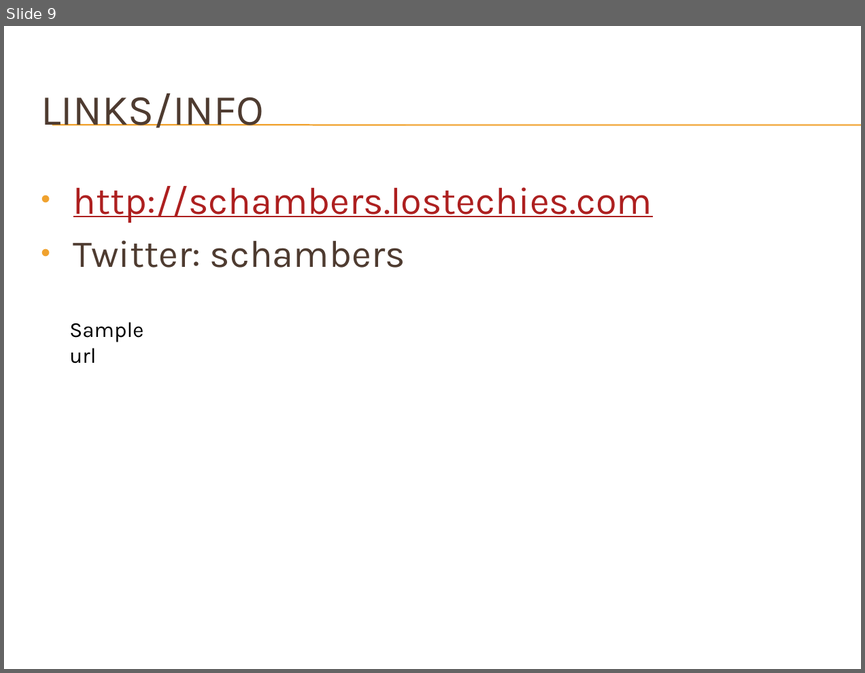
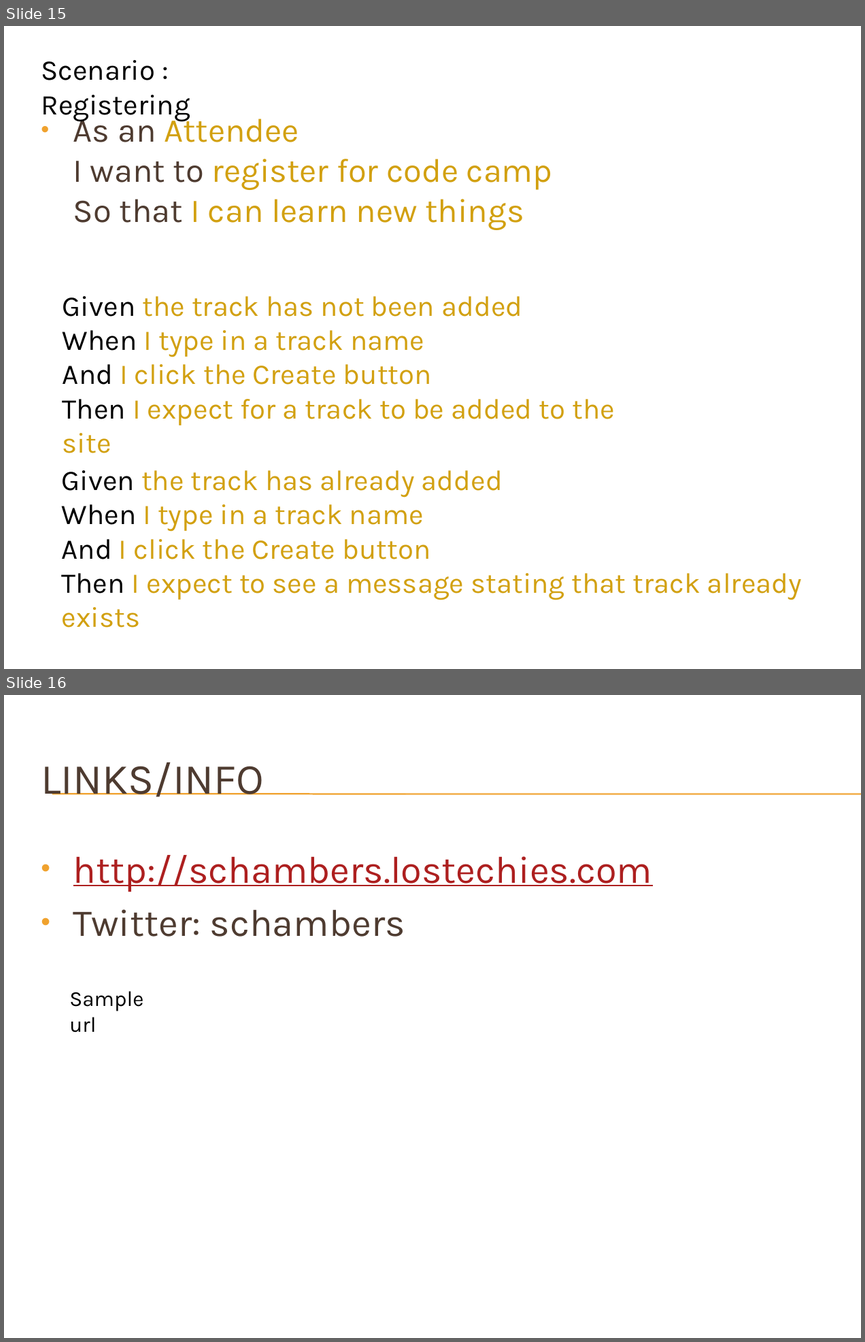
Before and after one commit to schambers/presentations, a slide deck: software-design-evolution/presentation/software-design-evolution.pptx. Shown one above the other, each under a label of ours: slide 9 before the commit, slides 15 and 16 after it. The pictures are 865x673 and 865x1342 pixels, drawn with LibreOffice and Linux fonts; fonts in the diff are those of the drawing; background and template pictures are left out. Boxes give left, top, right and bottom in pixels: in the first picture for what was removed or moved away, otherwise in the second. Text is boxed around its words. In the diff, an @@ line names an element or a change of style, - is before the commit and + after.

```diff
--- a/software-design-evolution/presentation/software-design-evolution.pptx
+++ b/software-design-evolution/presentation/software-design-evolution.pptx
@@ slide 15 added at [4,26,861,669], background #FFFFFF @@
@@ text added at [41,60,190,122], 24 pt, text #000000 @@
+Scenario : Registering
@@ text added at [73,112,553,230], 28 pt, text #D2A010 @@
+• As an Attendee
+  I want to register for code camp
+  So that I can learn new things
@@ text added at [62,296,615,425], 24 pt, text #D2A010 @@
+Given the track has not been added
+When I type in a track name
+And I click the Create button
+Then I expect for a track to be added to the site
@@ text added at [62,470,802,600], 24 pt, text #D2A010 @@
+Given the track has already added
+When I type in a track name
+And I click the Create button
+Then I expect to see a message stating that track already exists
@@ what was slide 9 is now slide 16 @@
```
Also in this commit, not shown: 2 slides changed, 8 other slides added, 2 slides removed, 2 other files.
